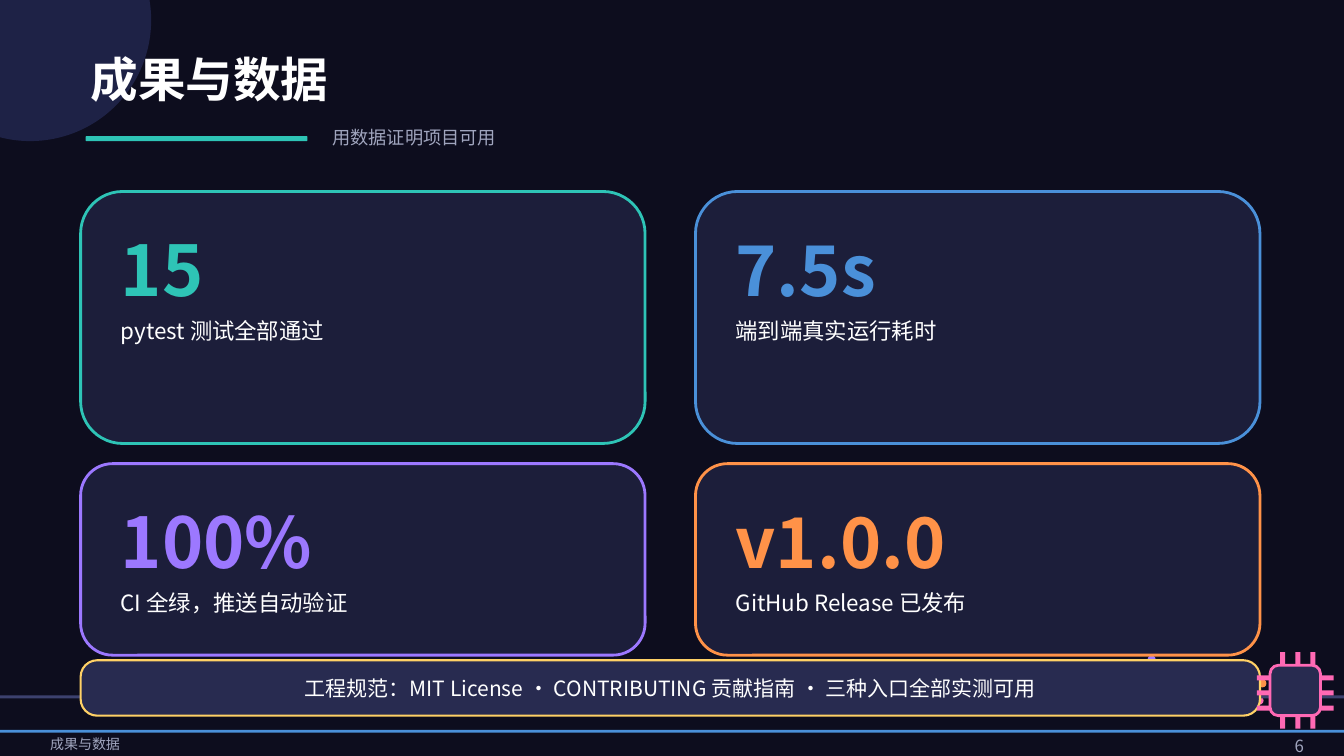
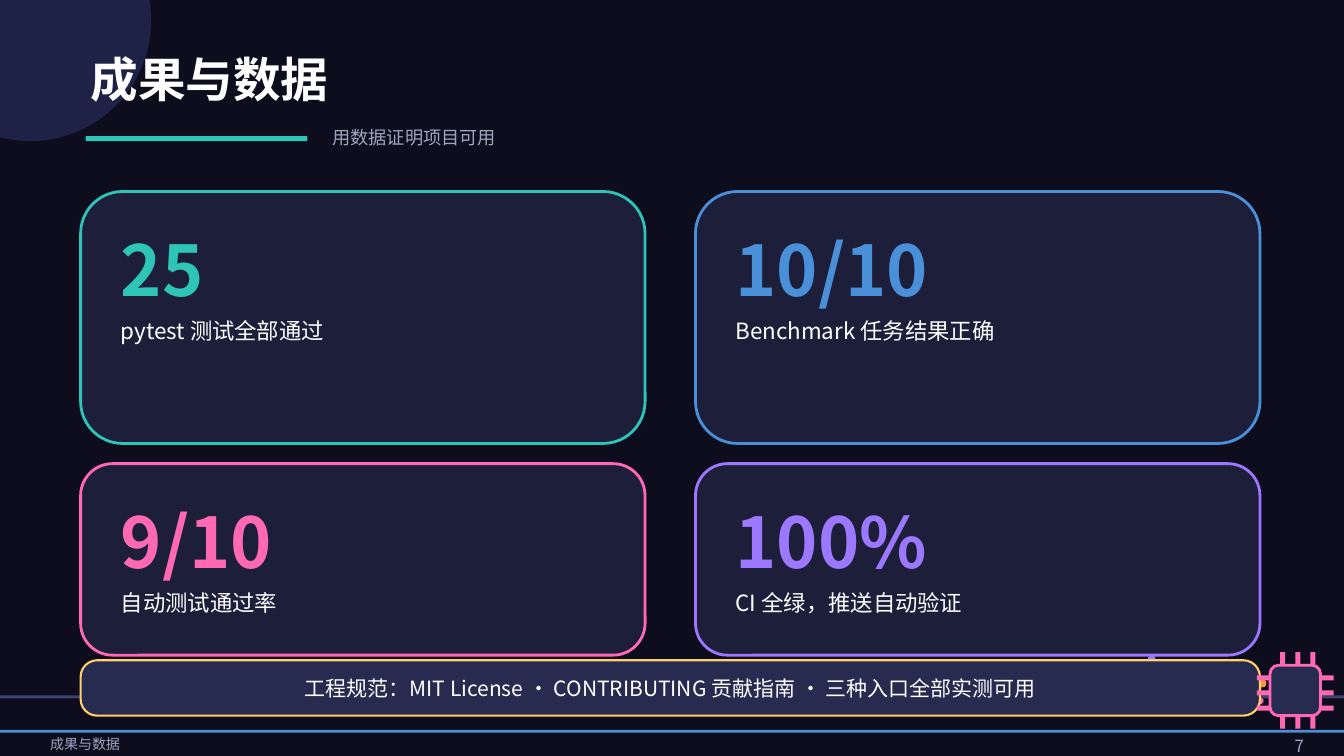
Before and after one commit to dhkgs22/codegen_agent, a slide deck: slide 7 of output/slides/AI_Agent_Project_I_答辩.pptx (slide 6 before the commit). Drawn at 1344x756 pixels with LibreOffice and Linux fonts; fonts in the diff are those of the drawing. Boxes give left, top, right and bottom in pixels: in the first picture for what was removed or moved away, otherwise in the second. Text is boxed around its words. In the diff, an @@ line names an element or a change of style, - is before the commit and + after.

Commit message:
PPT第三版：新增 Harness+协作回环页，布局检查 8 页全绿

```diff
--- a/output/slides/AI_Agent_Project_I_答辩.pptx
+++ b/output/slides/AI_Agent_Project_I_答辩.pptx
@@ text at (736,239,928,309): text changed @@
-7.5s
+10/10
@@ text at (121,243,204,297): text changed @@
-15
+25
@@ text at (736,320,995,341): text changed @@
-端到端真实运行耗时
+Benchmark 任务结果正确
@@ rounded rectangle at (81,464,645,655): outline #9C78FF 2 pt to #FF69B4 2 pt @@
@@ rounded rectangle at (696,464,1260,655): outline #FF9248 2 pt to #9C78FF 2 pt @@
@@ text "100%": place and size @@
-text "100%" at (121,515,312,569)
+text "100%" at (736,515,927,569)
@@ text added at (121,511,272,581), 50 pt, text #FF69B4, bold @@
+9/10
@@ text removed at (736,516,946,569) @@
-v1.0.0
@@ text at (121,592,277,613): text changed @@
-CI 全绿，推送自动验证
+自动测试通过率
@@ text at (736,592,962,613): text changed @@
-GitHub Release 已发布
+CI 全绿，推送自动验证
@@ text at (1295,739,1304,752): text changed @@
-6
+7
```
Also in this commit, not shown: 3 other slides changed, 1 slide added, 1 other file.
